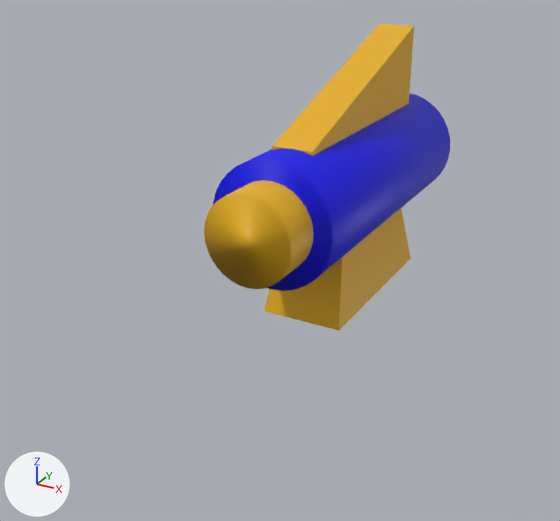
The glTF model assets/blender/export/CAT/CatWeapon.glb: old version first, new version second.
The view is the same before and after, from a 50 mm lens placed at (1.56, -3.54, 2.82), pointed at (-0.15, -0.44, 1.27). Lighting does not change. The marker at lower left points along +X, +Y and +Z. The picture after the commit comes second. Where no turn or scale is listed for an object, it has been applied to the vertices.
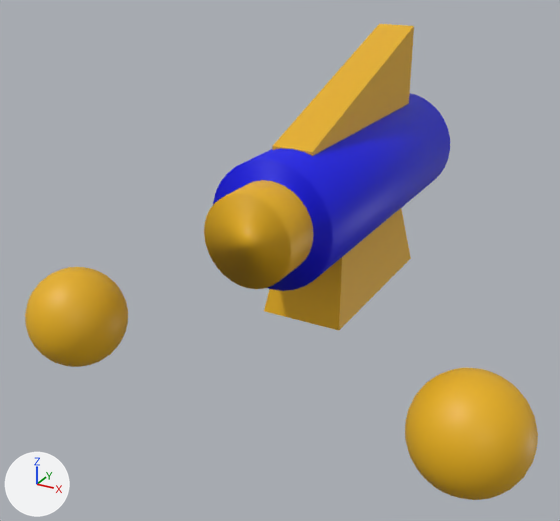
Diff of the bpy script that builds the scene:
```diff
--- a/assets/blender/export/CAT/CatWeapon.glb.py
+++ b/assets/blender/export/CAT/CatWeapon.glb.py
@@ me_sphere_004 @@
+me_sphere_004.from_pydata(...)  # a UV sphere (32 segments, 16 rings, poles along z) spanning x -0.25..0.25, y -0.25..0.25, z -0.25..0.25
+me_sphere_004.materials.append(mat_yellow)  # yellow #e7b012
@@ ob_sphere_003 @@
+ob_sphere_003 = bpy.data.objects.new('Sphere.003', me_sphere_004)
+ob_sphere_003.location = (1.0, -1.0, 1.0)
@@ ob_sphere_001 @@
+ob_sphere_001 = bpy.data.objects.new('Sphere.001', me_sphere_004.copy())
+ob_sphere_001.location = (-1.0, -1.0, 1.0)
```

What differs and where, as boxes (x1, y1, x2, y2) in the pictures (560 x 521 px):
'Sphere.003', added (yellow)
    after: (405, 368, 538, 500)
'Sphere.001', added (yellow)
    after: (25, 267, 128, 367)
